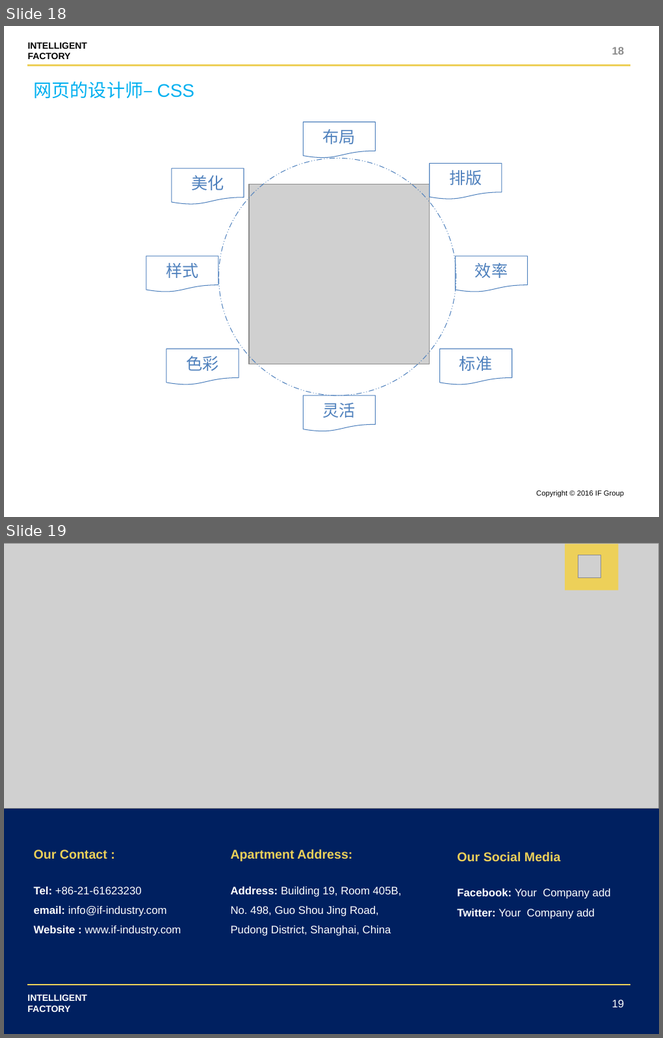
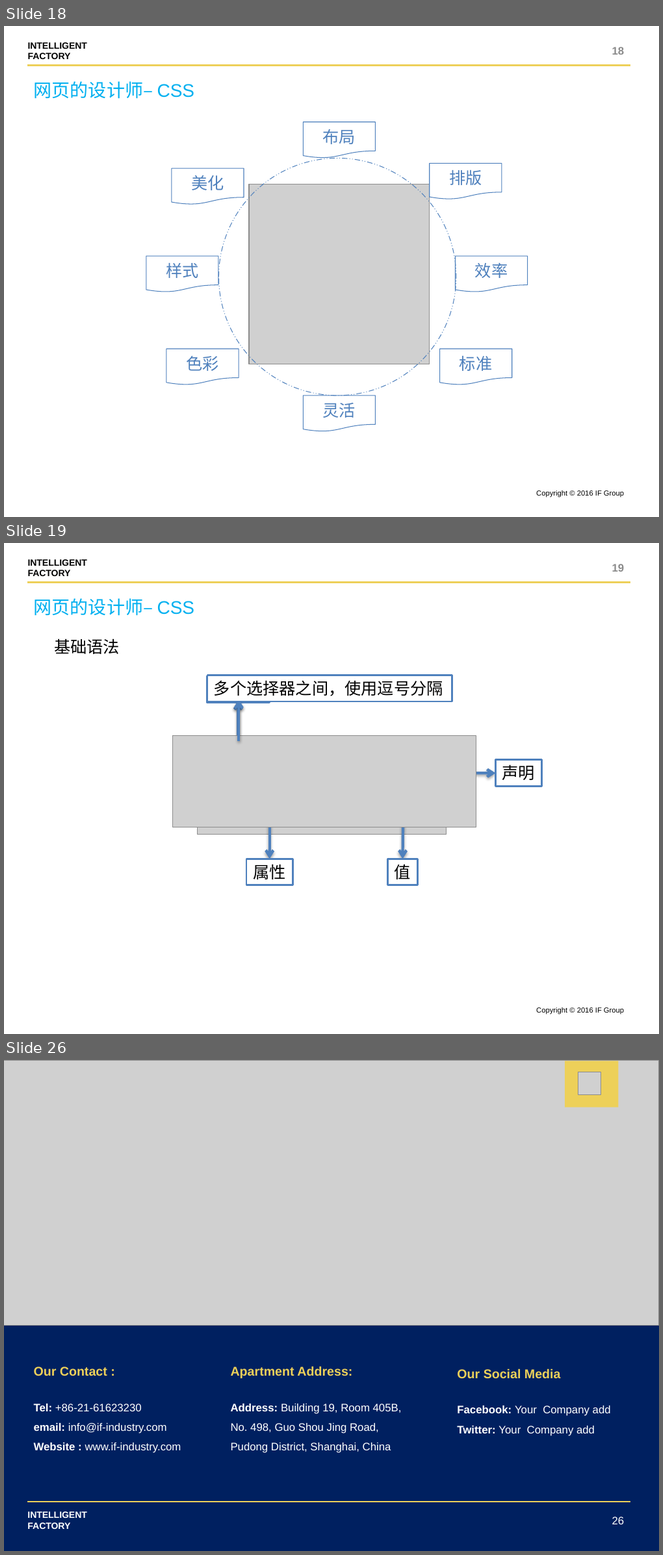
Before and after one commit to shentianyi/CompanyCource, a slide deck: CodeMonkey/cs05 UI前端/UI设计.pptx. Shown one above the other, each under a label of ours: slides 18 and 19 before the commit, slides 18, 19 and 26 after it; the slides between them are not shown. The pictures are 663x1038 and 663x1555 pixels, drawn with LibreOffice and Linux fonts; fonts in the diff are those of the drawing; grey boxes stand for pictures. Boxes give left, top, right and bottom in pixels: in the first picture for what was removed or moved away, otherwise in the second. Text is boxed around its words. In the diff, an @@ line names an element or a change of style, - is before the commit and + after.

```diff
--- a/CodeMonkey/cs05 UI前端/UI设计.pptx
+++ b/CodeMonkey/cs05 UI前端/UI设计.pptx
@@ slide 19 added at bbox=[4, 543, 659, 1034], background #FFFFFF; not listed: 3 template elements that a slide beside it also shows @@
@@ page number added at bbox=[612, 564, 625, 572], 12 pt, text #8C8C8C, bold @@
+19
@@ text added at bbox=[34, 598, 195, 616], 20 pt, text #00B0F0 @@
+网页的设计师– CSS
@@ text added at bbox=[54, 639, 120, 654], 18 pt, text #000000 @@
+基础语法
@@ rectangle added at bbox=[207, 676, 270, 702], fill #FFFFFF, outline #4F81BD 2 pt, 18 pt, text #000000 @@
+选择器
@@ rectangle added at bbox=[207, 676, 452, 702], fill #FFFFFF, outline #4F81BD 2 pt, 18 pt, text #000000 @@
+多个选择器之间，使用逗号分隔
@@ arrow added from (239, 742) to (239, 701), #4F81BD 3 pt @@
@@ arrow added from (239, 741) to (239, 700), #4F81BD 3 pt @@
@@ picture added at bbox=[172, 735, 476, 827] @@
@@ picture added at bbox=[197, 737, 446, 835] @@
@@ arrow added from (446, 773) to (496, 773), #4F81BD 3 pt @@
@@ rectangle added at bbox=[496, 760, 543, 786], fill #FFFFFF, outline #4F81BD 2 pt, 18 pt, text #000000 @@
+声明
@@ arrow added from (269, 804) to (269, 859), #4F81BD 3 pt @@
@@ arrow added from (404, 804) to (403, 859), #4F81BD 3 pt @@
@@ rectangle added at bbox=[246, 859, 293, 885], fill #FFFFFF, outline #4F81BD 2 pt, 18 pt, text #000000 @@
+属性
@@ rectangle added at bbox=[388, 859, 417, 885], fill #FFFFFF, outline #4F81BD 2 pt, 18 pt, text #000000 @@
+值
@@ what was slide 19 is now slide 26 @@
@@ page number at bbox=[612, 1517, 625, 1525]: text changed @@
-19
+26
```
Also in this commit, not shown: 6 other slides added, 1 other file.
